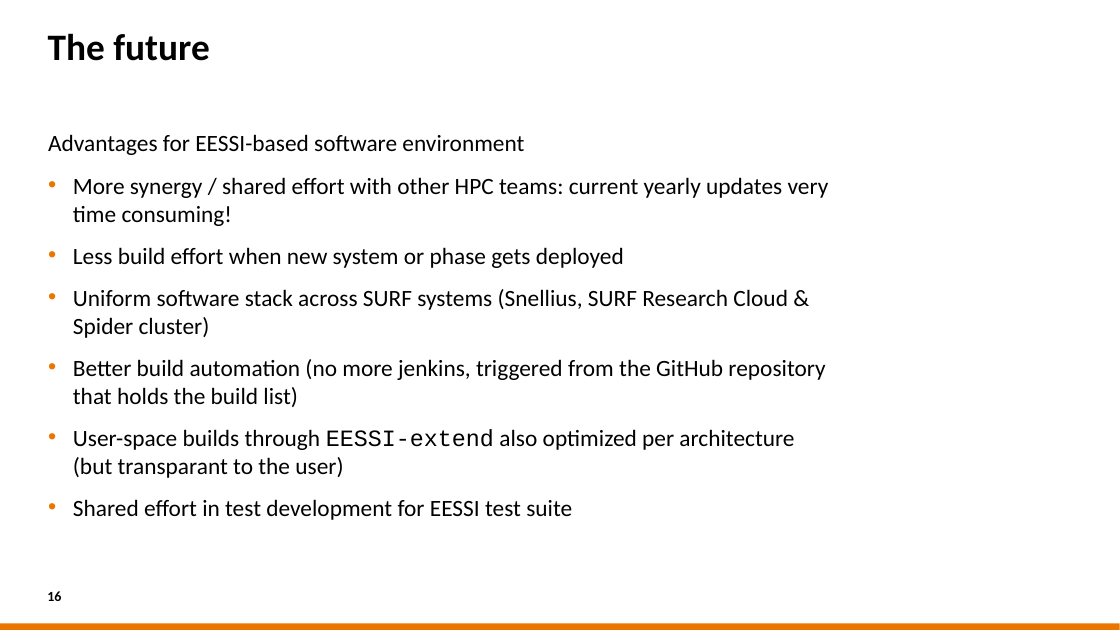
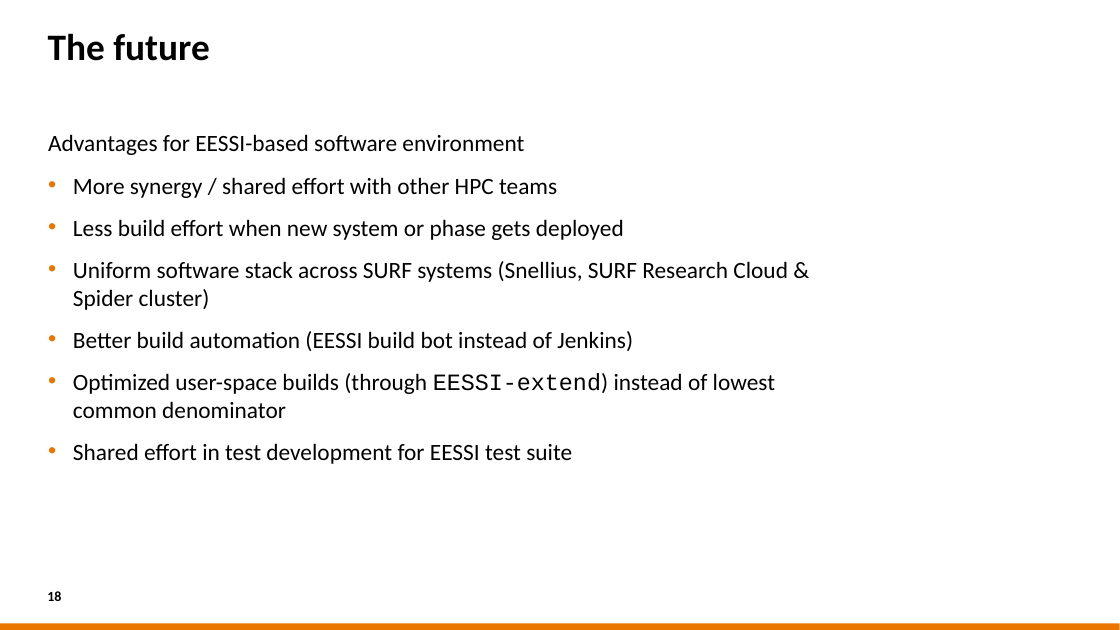
Before and after one commit to casparvl/EUM25, a slide deck: slide 18 of 2025-03-18 EasyBuild User Meeting - EasyBuild at SURF.pptx (slide 16 before the commit). Drawn at 1120x630 pixels with LibreOffice and Linux fonts; fonts in the diff are those of the drawing; background and template pictures are left out. Boxes give left, top, right and bottom in pixels: in the first picture for what was removed or moved away, otherwise in the second. Text is boxed around its words. In the diff, an @@ line names an element or a change of style, - is before the commit and + after.

```diff
--- a/2025-03-18 EasyBuild User Meeting - EasyBuild at SURF.pptx
+++ b/2025-03-18 EasyBuild User Meeting - EasyBuild at SURF.pptx
@@ text at bbox=[73, 177, 557, 198]: text changed @@
-• More synergy / shared effort with other HPC teams: current yearly updates very time consuming!
+• More synergy / shared effort with other HPC teams
@@ text at bbox=[73, 331, 775, 418]: text changed @@
-• Better build automation (no more jenkins, triggered from the GitHub repository that holds the build list)
-• User-space builds through EESSI-extend also optimized per architecture (but transparant to the user)
+• Better build automation (EESSI build bot instead of Jenkins)
+• Optimized user-space builds (through EESSI-extend) instead of lowest common denominator
@@ page number at bbox=[47, 591, 61, 601]: text changed @@
-16
+18
```
Also in this commit, not shown: 7 other slides changed, 2 slides added, 1 other file.
